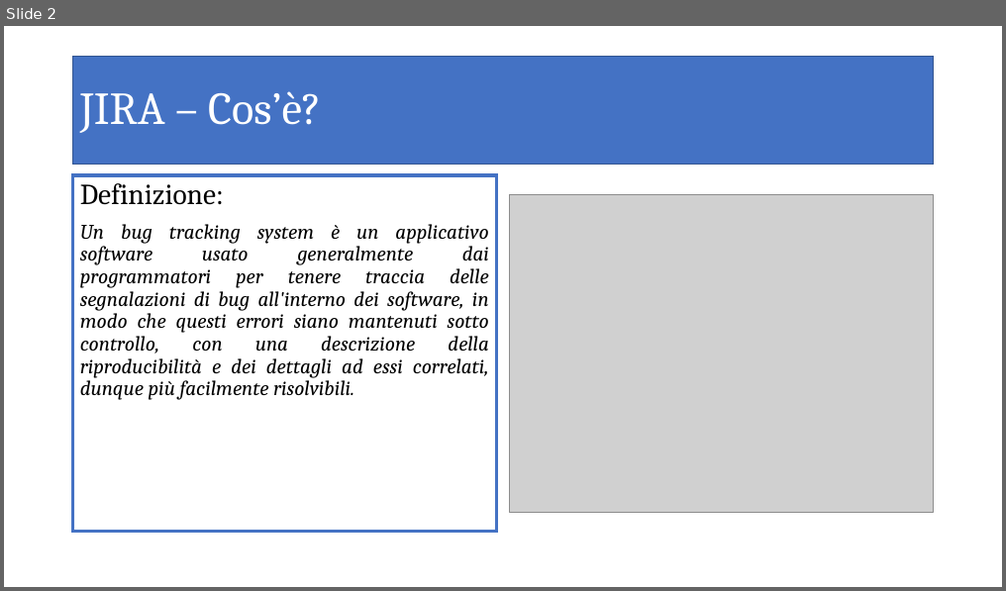
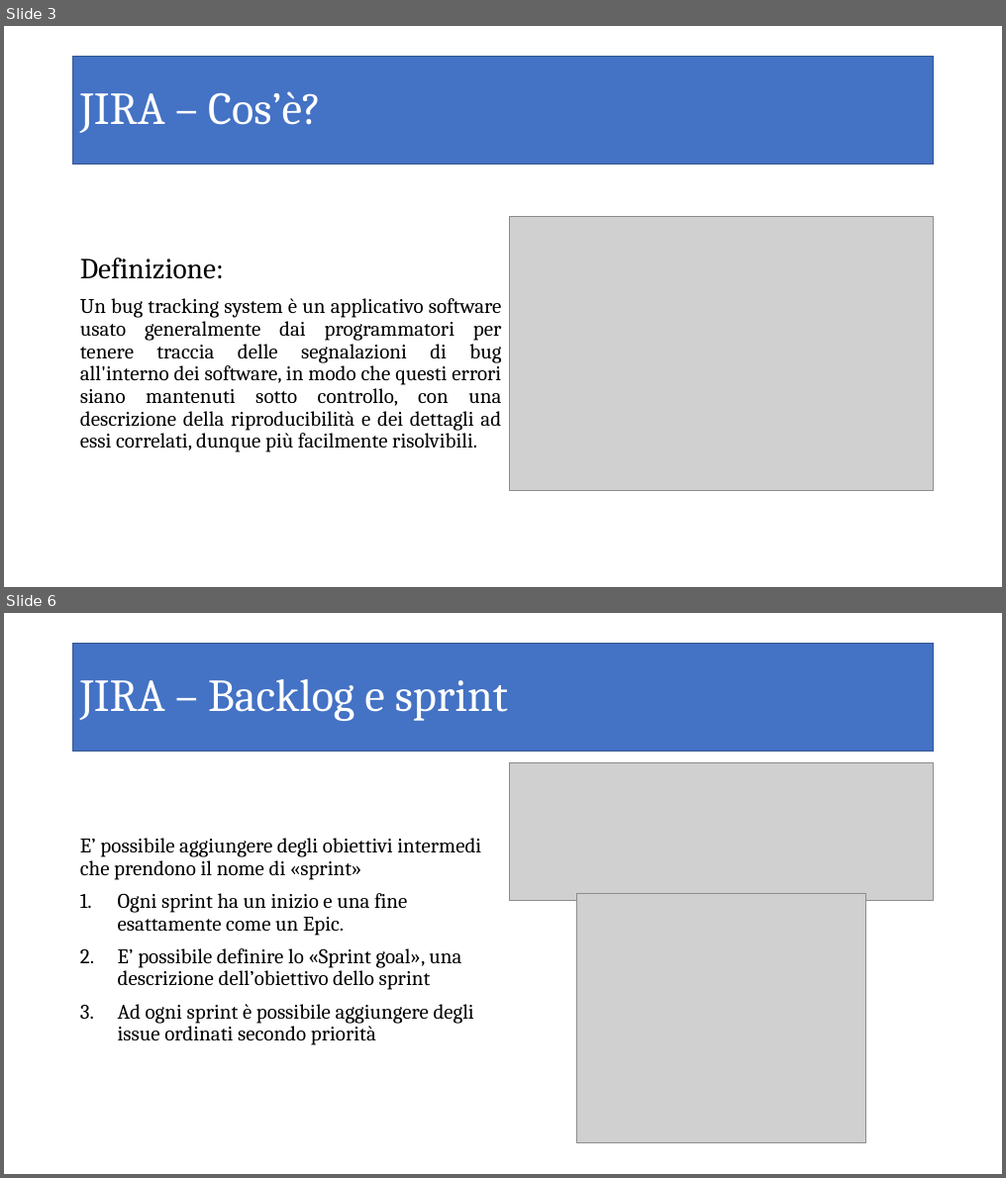
Before and after one commit to sdiricco/dirdem-micro, a slide deck: Documents/JIRA.pptx. Shown one above the other, each under a label of ours: slide 2 before the commit, slides 3 and 6 after it; the slides between them are not shown. The pictures are 1006x591 and 1006x1178 pixels, drawn with LibreOffice and Linux fonts; fonts in the diff are those of the drawing; grey boxes stand for pictures. Boxes give left, top, right and bottom in pixels: in the first picture for what was removed or moved away, otherwise in the second. Text is boxed around its words. In the diff, an @@ line names an element or a change of style, - is before the commit and + after.

Commit message:
aggiornata presentazione JIRA

```diff
--- a/Documents/JIRA.pptx
+++ b/Documents/JIRA.pptx
@@ slide 6 added at box(4, 613, 1002, 1174), background #FFFFFF @@
@@ title added at box(73, 643, 934, 752), fill #4472C4, outline #325491 1 pt, 44 pt, text #FFFFFF @@
+JIRA – Backlog e sprint
@@ picture added at box(509, 762, 934, 900) @@
@@ text added at box(80, 838, 481, 1046), 20 pt, text #000000 @@
+E’ possibile aggiungere degli obiettivi intermedi che prendono il nome di «sprint»
+1. Ogni sprint ha un inizio e una fine esattamente come un Epic.
+2. E’ possibile definire lo «Sprint goal», una descrizione dell’obiettivo dello sprint
+3. Ad ogni sprint è possibile aggiungere degli issue ordinati secondo priorità
@@ picture added at box(577, 894, 865, 1143) @@
@@ what was slide 2 is now slide 3 @@
@@ slide 3 changed as well @@
@@ text "Definizione:": place and size @@
-text "Definizione:" at box(73, 175, 497, 532)
+text "Definizione:" at box(80, 258, 502, 453)
@@ text "Definizione:" at box(80, 258, 502, 453): italic off; alignment left to justified; vertical alignment top to middle; outline #4472C4 3 pt to none @@
@@ picture: place and size @@
-picture at box(509, 195, 934, 513)
+picture at box(509, 216, 934, 491)
```
Also in this commit, not shown: 7 other slides changed, 1 other slide added.
